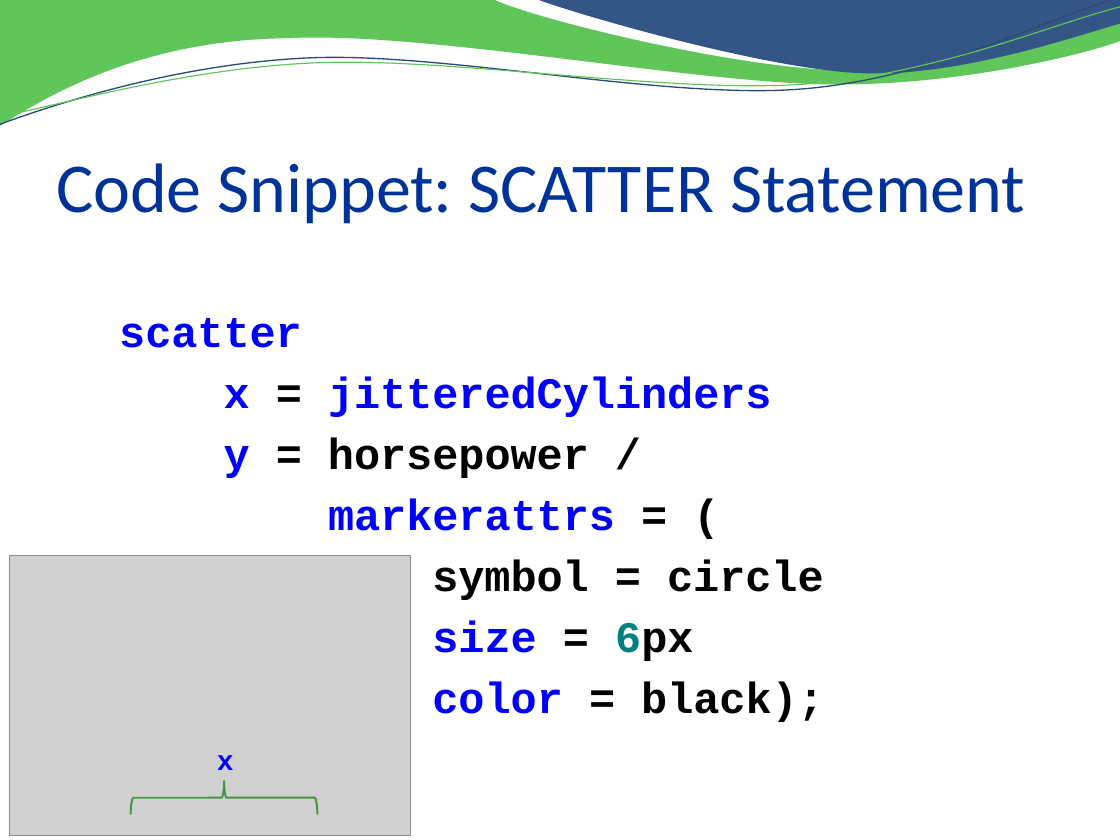
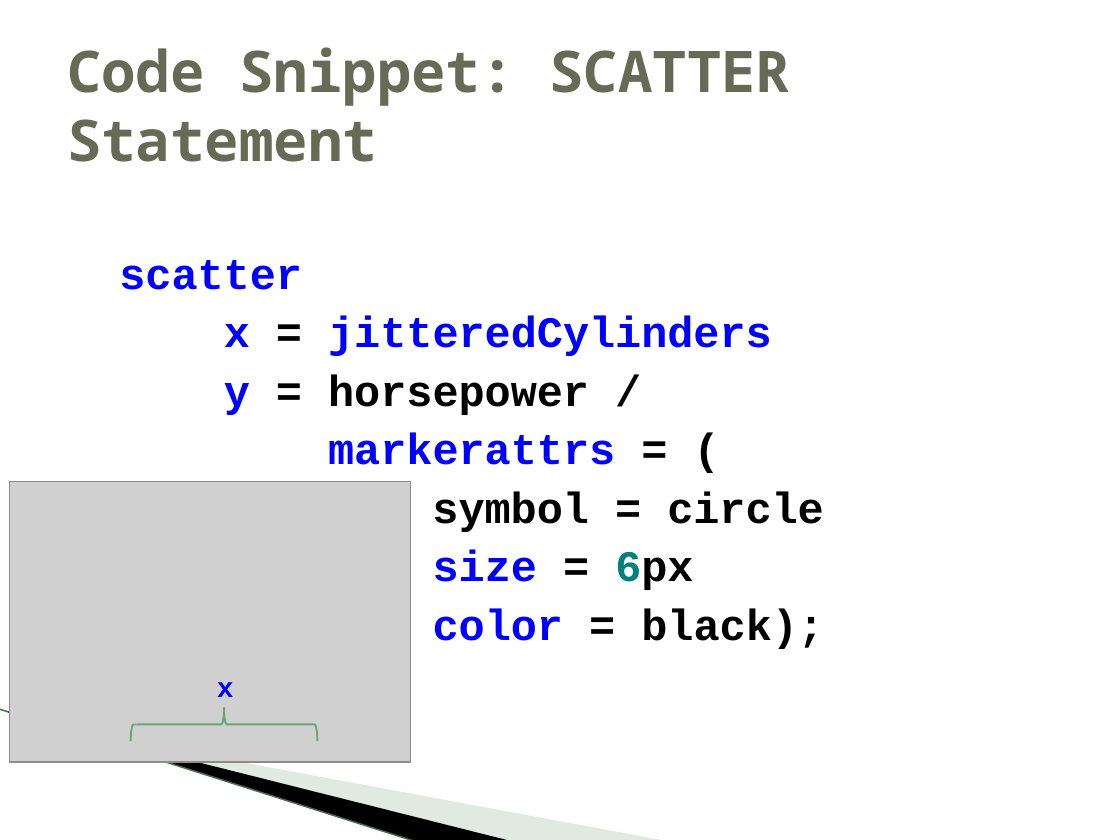
Before and after one commit to RhoInc/sas-violinPlot, a slide deck: slide 18 of doc/Presentation.pptx. Drawn at 1120x840 pixels with LibreOffice and Linux fonts; fonts in the diff are those of the drawing; grey boxes stand for pictures; background and template pictures are left out. Boxes give left, top, right and bottom in pixels: in the first picture for what was removed or moved away, otherwise in the second. Text is boxed around its words. In the diff, an @@ line names an element or a change of style, - is before the commit and + after.

```diff
--- a/doc/Presentation.pptx
+++ b/doc/Presentation.pptx
@@ freeform shape removed at (0, 0, 1120, 127) @@
@@ freeform shape removed at (0, 0, 1120, 131) @@
@@ freeform shape removed at (0, 7, 1120, 125) @@
@@ freeform shape removed at (536, 0, 1120, 77) @@
@@ title "Code Snippet: SCATTER Statement": place and size @@
-title "Code Snippet: SCATTER Statement" at (56, 163, 1025, 224)
+title "Code Snippet: SCATTER Statement" at (67, 47, 790, 162)
@@ title "Code Snippet: SCATTER Statement" at (67, 47, 790, 162): size 45 to 36.9 pt, font Calibri to Noto Sans Mono, text colour #003399 to #676A55, bold on; vertical alignment bottom to middle @@
@@ text "scatter": place and size @@
-text "scatter" at (119, 318, 824, 722)
+text "scatter" at (119, 260, 824, 649)
@@ text "scatter" at (119, 260, 824, 649): less space between paragraphs @@
@@ line added from (0, 709) to (416, 840), #ACC6AE 0.95 pt @@
@@ 1 picture, 1 text, 1 left brace: place and size @@
-1 picture, 1 text, 1 left brace at (9, 556, 410, 836)
+1 picture, 1 text, 1 left brace at (9, 482, 410, 762)
@@ left brace at (130, 707, 318, 741): outline #469441 1.25 pt to #72A376 1.25 pt @@
@@ freeform shape added at (59, 727, 512, 840), fill #000000 @@
@@ freeform shape added at (62, 728, 666, 840), fill #B3CBB5 at 40% opacity @@
```
Also in this commit, not shown: 18 other slides changed, 4 slides added, 3 slides removed, 8 other files.
